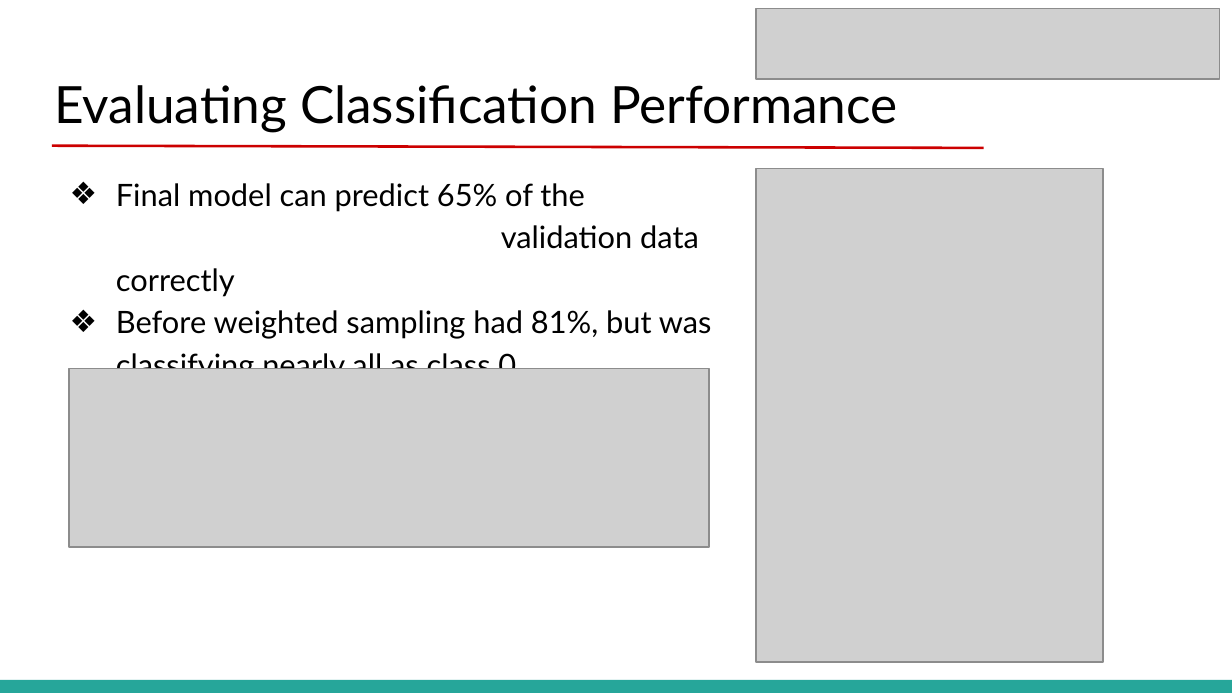
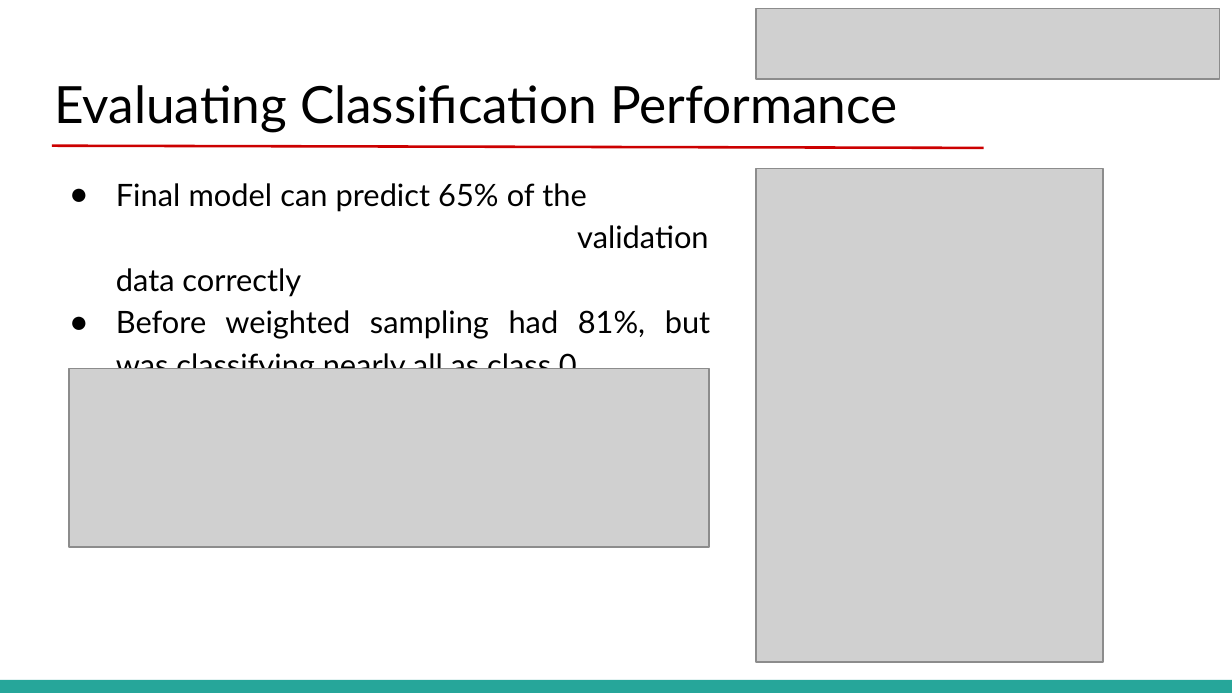
Before and after one commit to ludmila77/Team1-MIS536, a slide deck: slide 9 of reports/Final Presentation.pptx (slide 8 before the commit). Drawn at 1232x693 pixels with LibreOffice and Linux fonts; fonts in the diff are those of the drawing; grey boxes stand for pictures. Boxes give left, top, right and bottom in pixels: in the first picture for what was removed or moved away, otherwise in the second. Text is boxed around its words. In the diff, an @@ line names an element or a change of style, - is before the commit and + after.

```diff
--- a/reports/Final Presentation.pptx
+++ b/reports/Final Presentation.pptx
@@ text "Final model can predict 65% ..." at (116,183,710,369): alignment left to justified; bullet ❖ to ● @@
```
Also in this commit, not shown: 10 other slides changed, 1 slide added.
